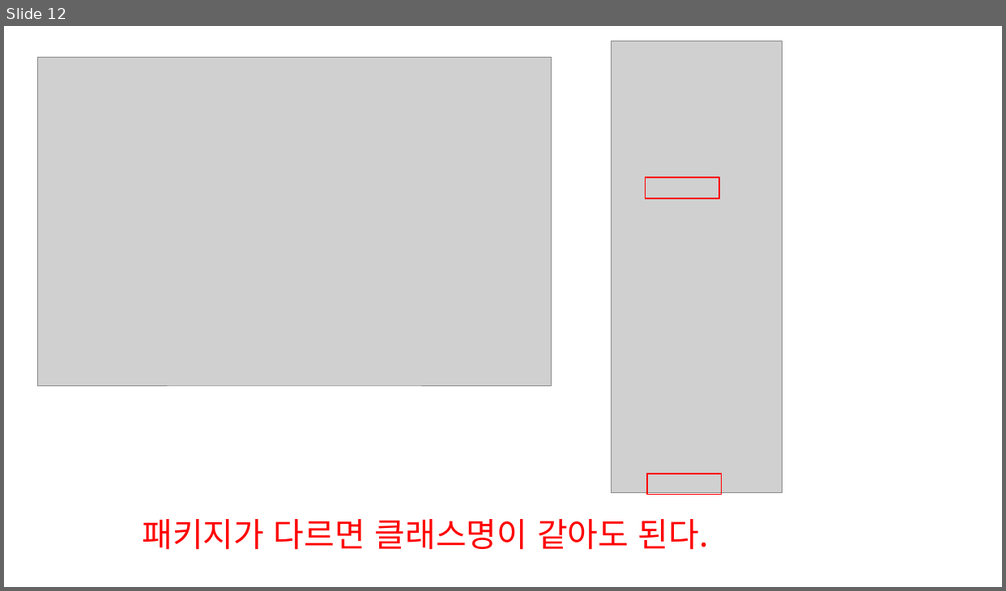
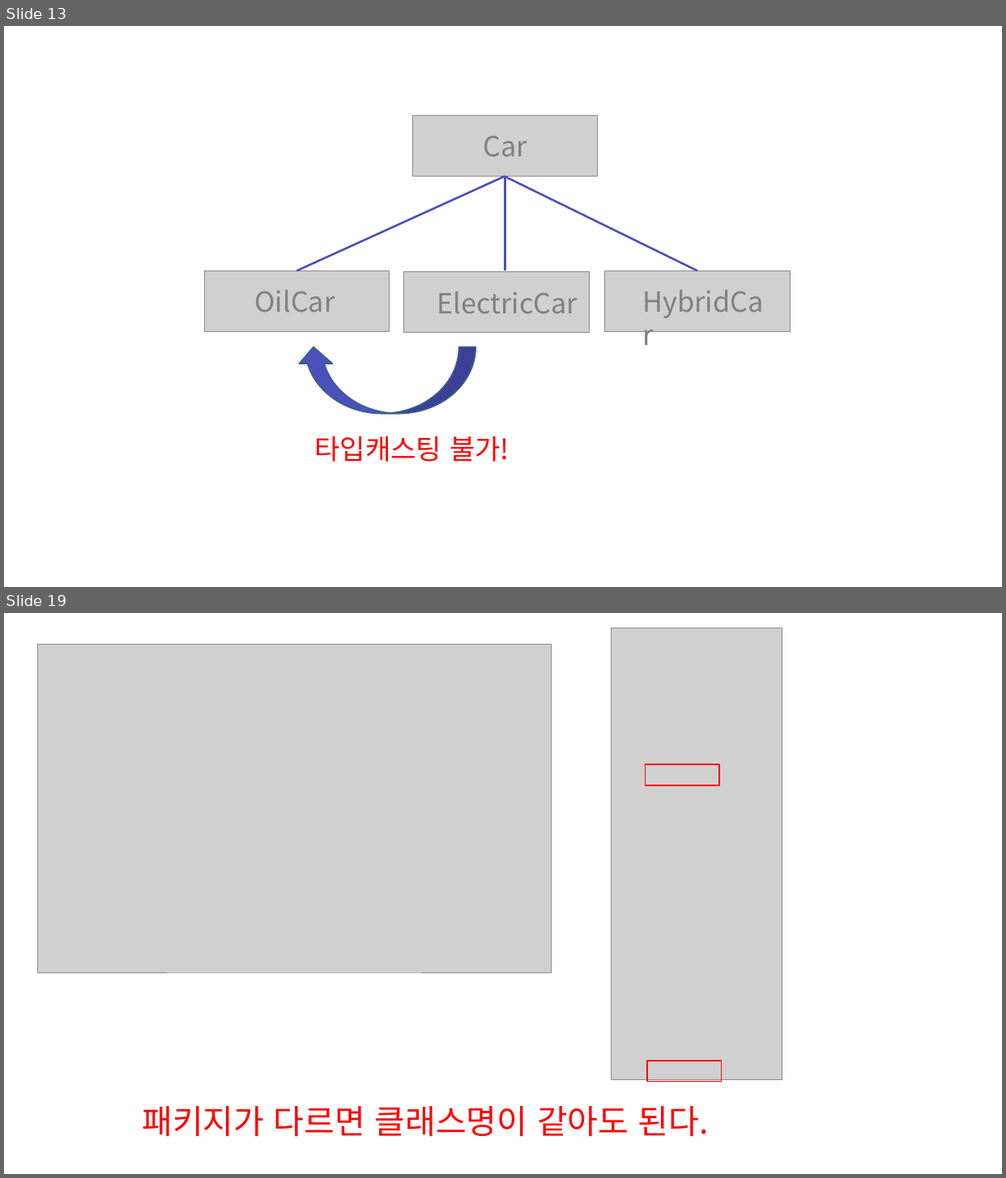
Before and after one commit to zest132/JavaLecture, a slide deck: JavaLecture/LectureFile/java 11강 인터페이스와다형성.pptx. Shown one above the other, each under a label of ours: slide 12 before the commit, slides 13 and 19 after it; the slides between them are not shown. The pictures are 1006x591 and 1006x1178 pixels, drawn with LibreOffice and Linux fonts; fonts in the diff are those of the drawing; grey boxes stand for pictures. Boxes give left, top, right and bottom in pixels: in the first picture for what was removed or moved away, otherwise in the second. Text is boxed around its words. In the diff, an @@ line names an element or a change of style, - is before the commit and + after.

```diff
--- a/JavaLecture/LectureFile/java 11강 인터페이스와다형성.pptx
+++ b/JavaLecture/LectureFile/java 11강 인터페이스와다형성.pptx
@@ slide 13 added at box(4, 26, 1002, 587), background #FFFFFF @@
@@ picture added at box(412, 115, 597, 176) @@
@@ text added at box(484, 136, 527, 156), 40 pt, text #808080 @@
+Car
@@ line added from (505, 176) to (297, 271), #4C50BC 3 pt @@
@@ line added from (505, 176) to (505, 271), #4C50BC 3 pt @@
@@ line added from (505, 177) to (697, 271), #4C50BC 3 pt @@
@@ picture added at box(204, 271, 390, 332) @@
@@ text added at box(255, 290, 335, 312), 40 pt, text #808080 @@
+OilCar
@@ picture added at box(403, 271, 589, 332) @@
@@ text added at box(437, 292, 577, 314), 40 pt, text #808080 @@
+ElectricCar
@@ picture added at box(605, 271, 790, 332) @@
@@ text added at box(637, 282, 778, 320), 40 pt, text #808080 @@
+HybridCar
@@ curved down arrow added at box(297, 348, 475, 414), fill #4C50BC, outline #3A5F8C 2 pt @@
@@ text added at box(314, 436, 509, 462), 40 pt, text #FF0000 @@
+타입캐스팅 불가!
@@ what was slide 12 is now slide 19 @@
```
Also in this commit, not shown: 6 slides changed, 7 other slides added, 1 slide removed, 6 other files.
